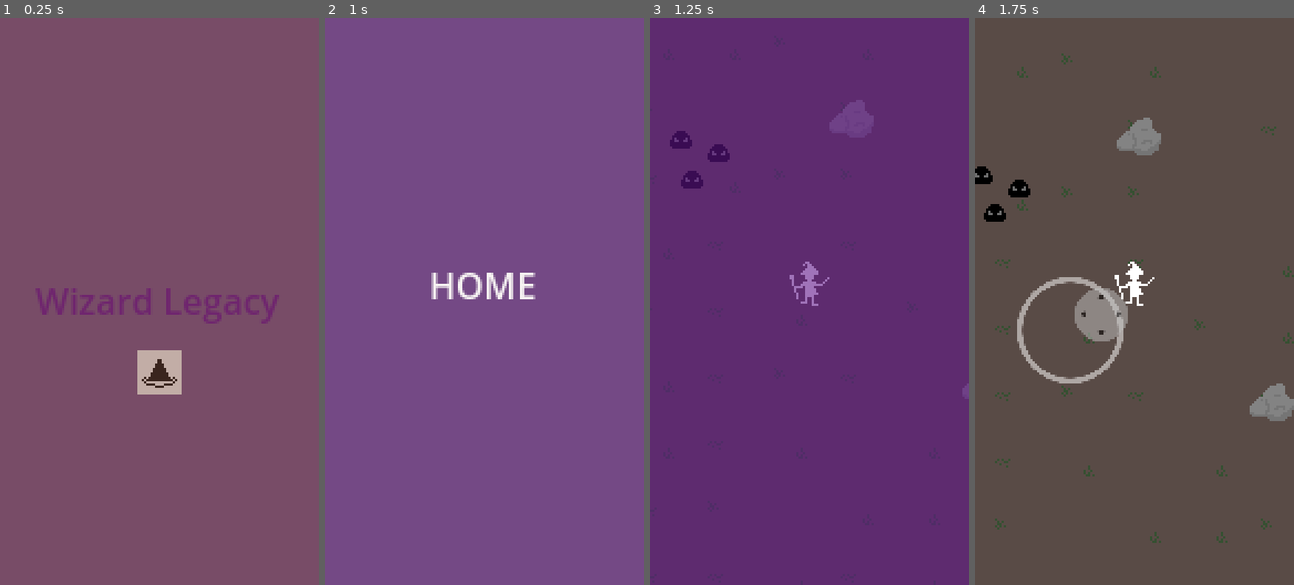
Above: before the commit, frames 1-4 (left to right).
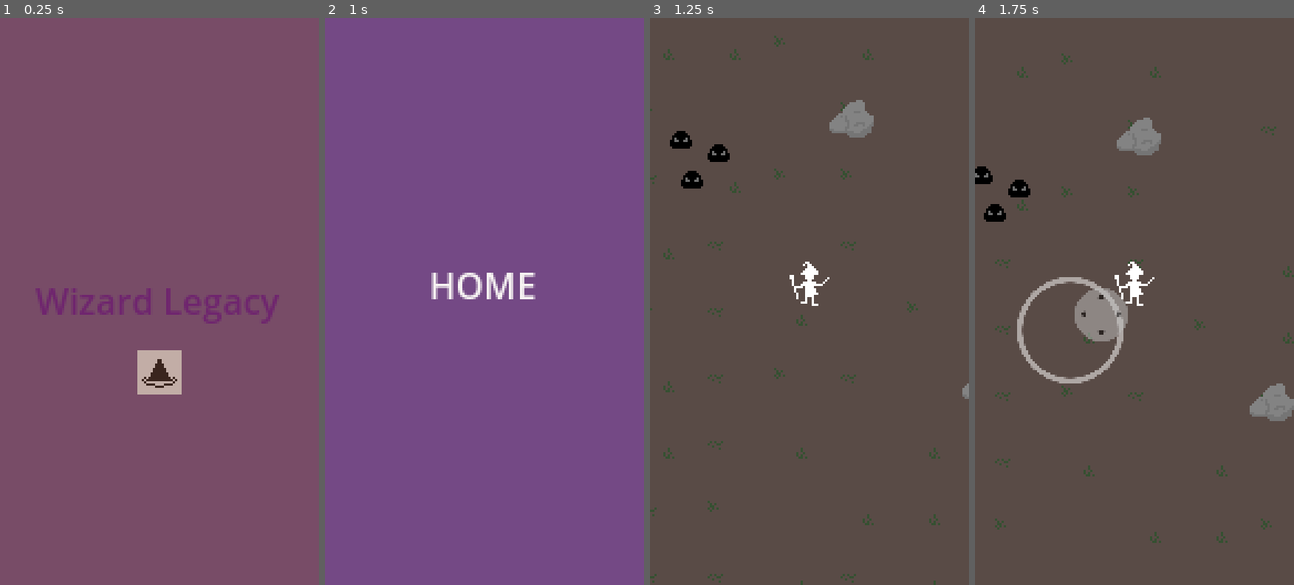
Above: after the commit, the same moments.

Repository: polyarik/wizard-legacy
Game: Godot game, scene res://scenes/main.tscn
Same seed, same stepped clock (60 frames per second), same inputs: the game is played once before the commit and once after it.
Inputs (mouse positions are in pixels of both pictures, inside the frame that each line leads up to):
- Up to frame 1 (0.25 s): no input
- Up to frame 2 (1 s): move the mouse to (554, 273) at 0.52 s; hold Right (ui_right) from 0.53 s (still down); click (554, 273) at 0.67 s
- Up to frame 3 (1.25 s): keep holding Right (ui_right)
- Up to frame 4 (1.75 s): release Right (ui_right) at 1.25 s; drag from (1070, 329) to (1137, 295) at 1.27 s

Frames 1-2 are identical in both runs. In frame 3, 100% of the frame differs, in the area x 0-100%, y 0-100%; in frame 4, nothing differs.

Commit message:
⚡️ hide SceneManager when not in use

Diff:
--- a/common/autoloads/scene_manager.gd
+++ b/common/autoloads/scene_manager.gd
@@ -18,27 +18,35 @@
 
 
 func goto_location(location_name: String) -> void:
-	var location: PackedScene = locations.get(location_name, null)
+	if not locations[location_name]:
+		return
 
-	if location:
-		animation_player.play("to_location")
-		await animation_player.animation_finished
+	var location: PackedScene = locations[location_name]
 
-		PhysicsServer2D.set_active(true)
-		call_deferred("_deferred_goto_scene", location)
+	show()
+	animation_player.play("to_location")
+	await animation_player.animation_finished
 
-		animation_player.call_deferred("play_backwards", "to_location")
+	PhysicsServer2D.set_active(true)
+	call_deferred("_deferred_goto_scene", location)
+
+	animation_player.call_deferred("play_backwards", "to_location")
+	await animation_player.animation_finished
+	hide()
 
 
 func goto_home() -> void:
-	# TODO - handle location progress results
+	# TODO - handle location progress results; or in Location?
 
+	show()
 	animation_player.play("to_home")
 	await animation_player.animation_finished
 
 	call_deferred("_deferred_goto_scene", home_scene)
 
 	animation_player.call_deferred("play_backwards", "to_home")
+	await animation_player.animation_finished
+	hide()
 
 
 func _deferred_goto_scene(scene: PackedScene) -> void:
--- a/common/autoloads/scene_manager.tscn
+++ b/common/autoloads/scene_manager.tscn
@@ -1,4 +1,4 @@
-[gd_scene load_steps=6 format=3]
+[gd_scene load_steps=6 format=3 uid="uid://cxlglcla2g3gi"]
 
 [ext_resource type="Script" path="res://common/autoloads/scene_manager.gd" id="1_b0wai"]
 
